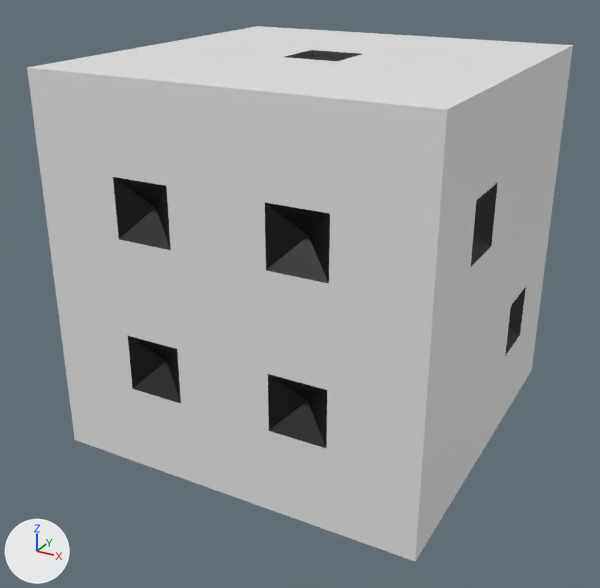
An edit to the Blender file scene/Dado/Dado.blend, drawn before and after from the same camera.
Camera for both pictures: a camera (50 mm lens) standing at (1.96, -3.8, 1.58) and looking at (-0.05, -0.15, -0.25). Arrows for +X, +Y and +Z are at lower left; the lights stay in place.

The scene before the commit, as lines of its bpy script (objects in view):
```python
me_cube = bpy.data.meshes.new('Cube')
me_cube.from_pydata(...)  # 257 vertices, 297 faces; spans x -1.0..1.0, y -1.0..1.0, z -1.0..1.0
# faces by material slot: [213, 84]
me_cube.materials.append(mat_dice)  # white #e7e7e7
me_cube.materials.append(mat_hole)  # black #000000
ob_cube = bpy.data.objects.new('Cube', me_cube)
ob_cube.location = (0.0, 0.0, 0.0)
```
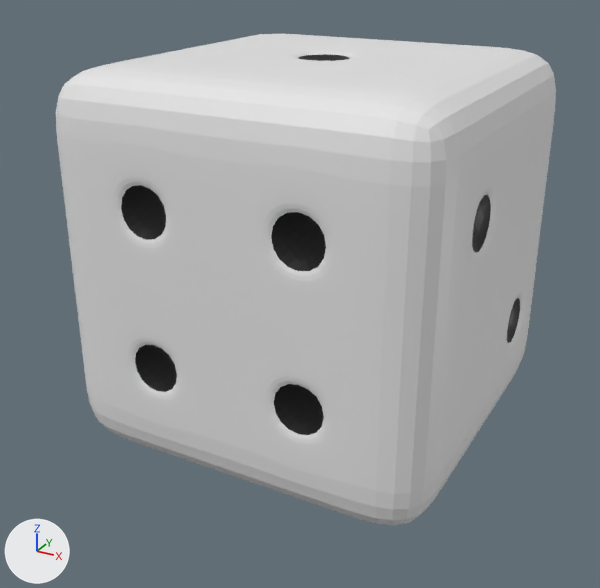
The newer file is also rescaled (x0.075) as a whole; pictures and numbers use the older file's frame.

What changed in the scene script:
```text
Change ob_cube:
    add _m = ob_cube.modifiers.new('Subdivision', 'SUBSURF')
    add _m.levels = 2
```

Pixel boxes [x1, y1, x2, y2] of what changed, in the pictures (600 x 588 px):
'Cube', modifiers changed (8% narrower, 8% shorter)
    before: [27, 26, 573, 561]
    after: [56, 34, 556, 525]
